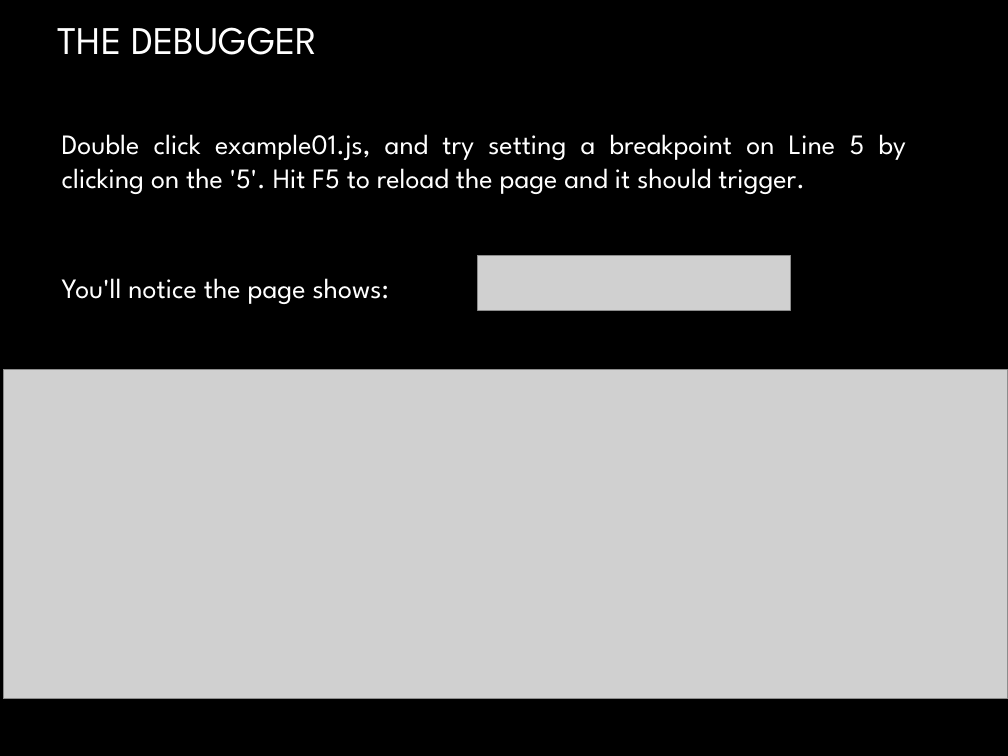
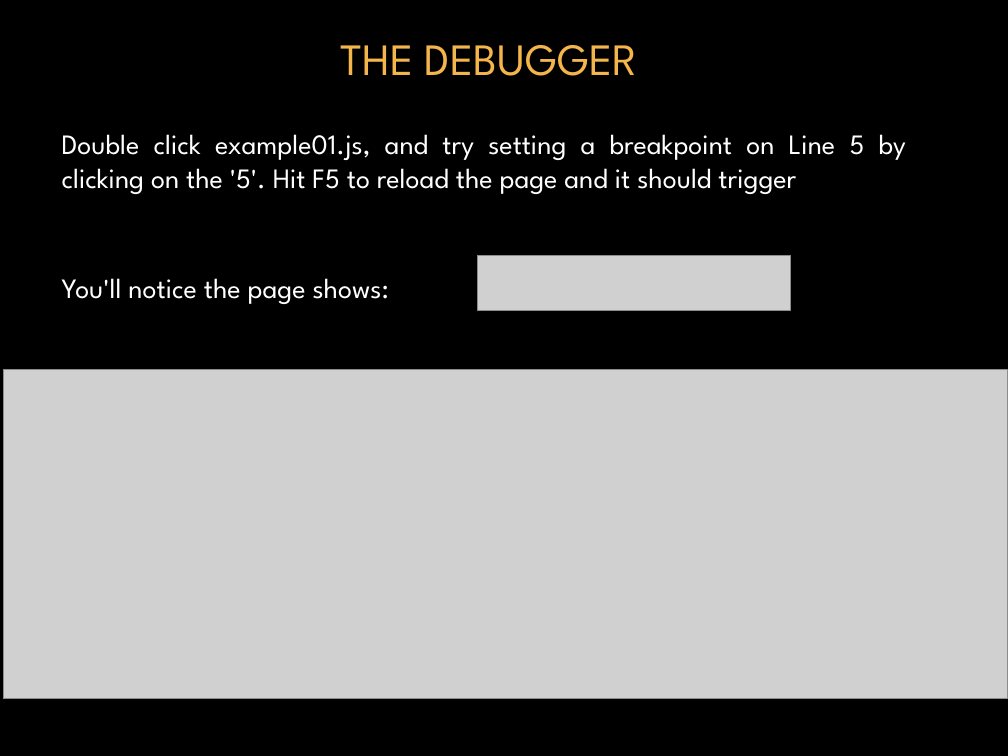
Before and after one commit to donfreiday/cpsc330-js, a slide deck: slide 38 of Javascript.pptx (slide 32 before the commit). Drawn at 1008x756 pixels with LibreOffice and Linux fonts; fonts in the diff are those of the drawing; grey boxes stand for pictures; background and template pictures are left out. Boxes give left, top, right and bottom in pixels: in the first picture for what was removed or moved away, otherwise in the second. Text is boxed around its words. In the diff, an @@ line names an element or a change of style, - is before the commit and + after.

```diff
--- a/Javascript.pptx
+++ b/Javascript.pptx
@@ title "THE DEBUGGER": place and size @@
-title "THE DEBUGGER" at [58,27,317,55]
+title "THE DEBUGGER" at [340,45,638,76]
@@ title "THE DEBUGGER" at [340,45,638,76]: size 28 to 32 pt, text colour gradient #FFFFFF to #BFBFBF to #F4B54B; alignment left to centre @@
@@ text at [62,134,906,194]: text changed @@
-Double click example01.js, and try setting a breakpoint on Line 5 by clicking on the '5'. Hit F5 to reload the page and it should trigger.
+Double click example01.js, and try setting a breakpoint on Line 5 by clicking on the '5'. Hit F5 to reload the page and it should trigger
```
Also in this commit, not shown: 34 other slides changed, 5 slides added, 2 slides removed.
